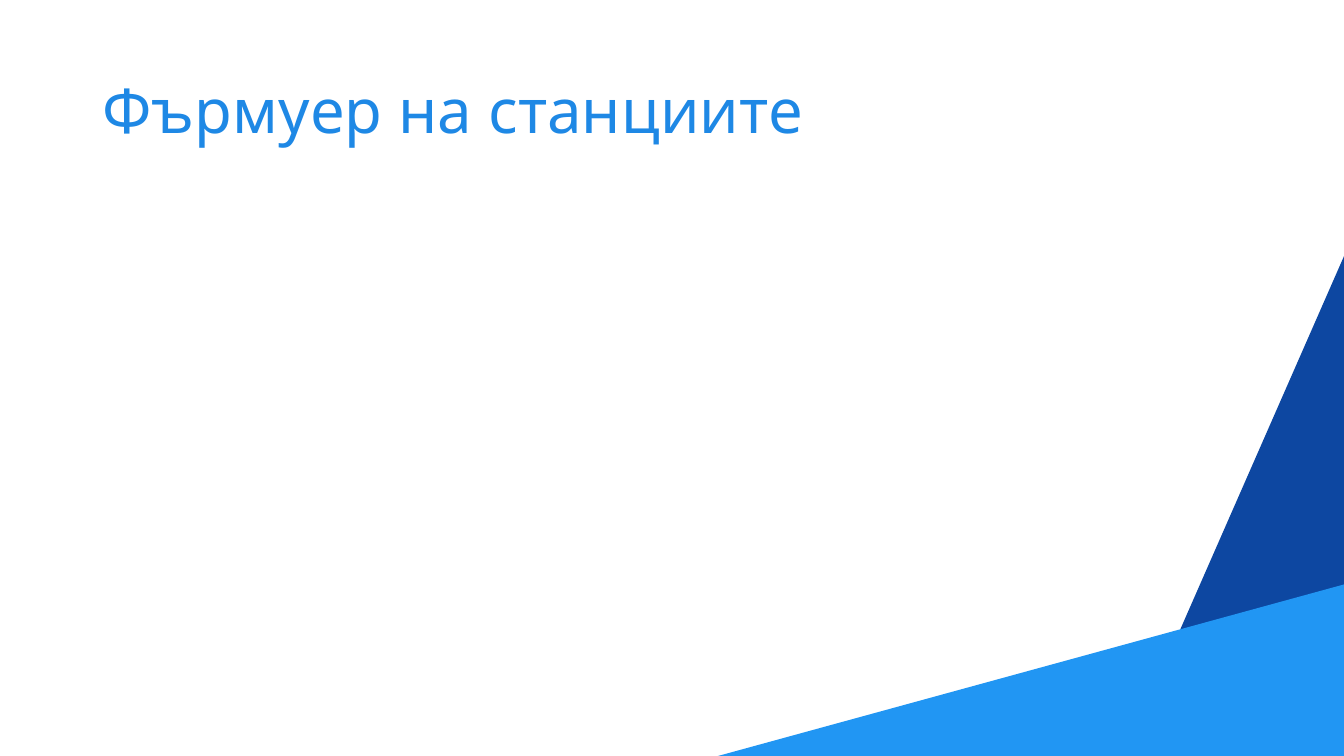
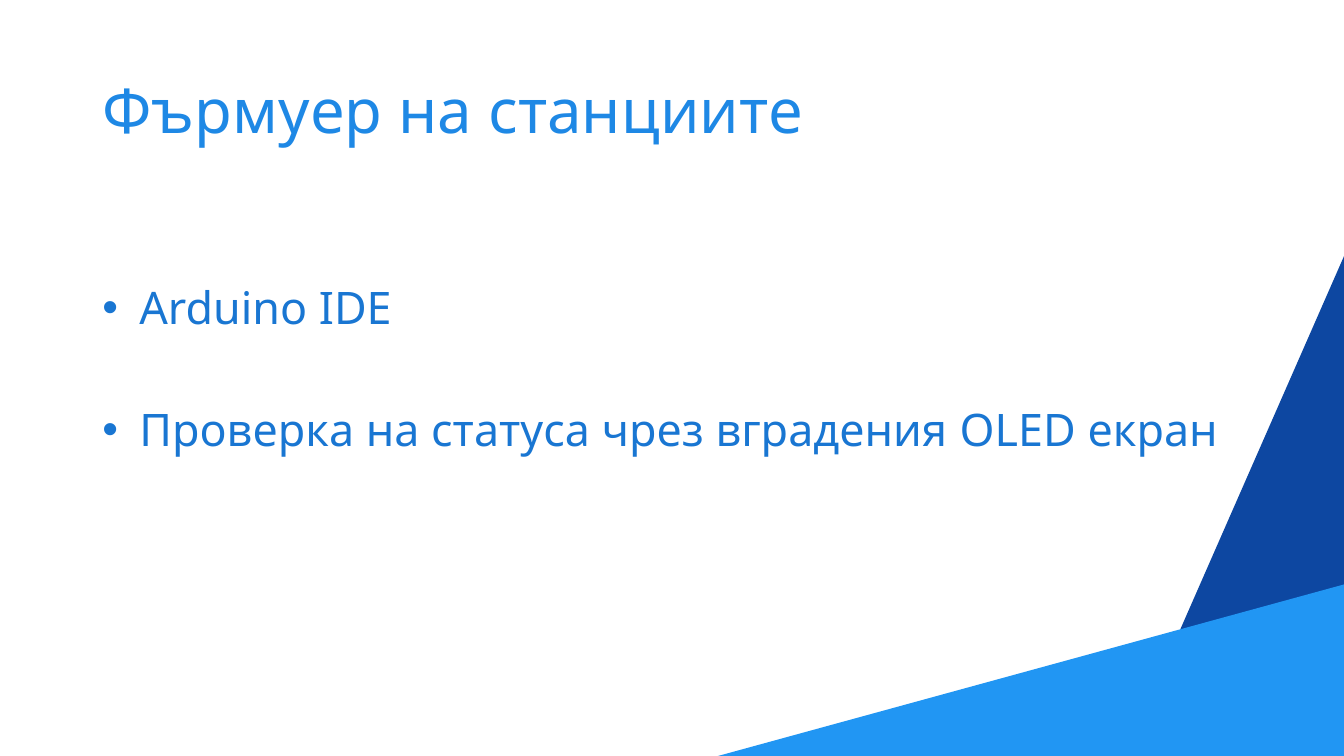
Before and after one commit to NikolaTotev/LoRa_Sensor_Network, a slide deck: slide 16 of Documentation/LoRa_Sensor_Network_Presentation.pptx (slide 15 before the commit). Drawn at 1344x756 pixels with LibreOffice and Linux fonts; fonts in the diff are those of the drawing. Boxes give left, top, right and bottom in pixels: in the first picture for what was removed or moved away, otherwise in the second. Text is boxed around its words. In the diff, an @@ line names an element or a change of style, - is before the commit and + after.

```diff
--- a/Documentation/LoRa_Sensor_Network_Presentation.pptx
+++ b/Documentation/LoRa_Sensor_Network_Presentation.pptx
@@ text added at (139, 290, 1218, 457), 32 pt, text #1976D2 @@
+• Arduino IDE
+• Проверка на статуса чрез вградения OLED екран
```
Also in this commit, not shown: 6 other slides changed, 4 slides added, 3 slides removed.
